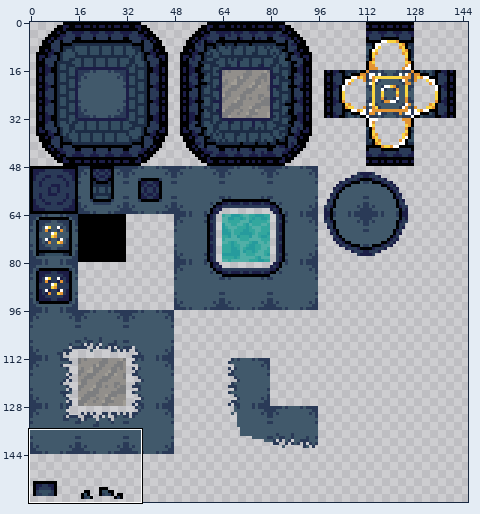
Sprite sheet, stored at Assets/Environment/Alantis.png. The first picture is a wide view before the edit; the outline marks the close-up.
Close-up. Old version:
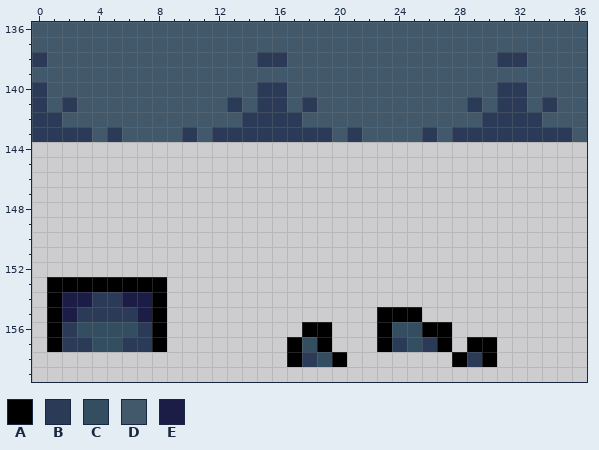
The file is 160x160 pixels. Shown: x 0..36, y 136..159. The wide view leaves out empty margins.
Palette (. is transparent): A #000000  B #2a3a57  C #344e61  D #41596b  E #1c1d47
Pixels before, first column x 0:
136 DDDDDDDDDDDDDDDDDDDDDDDDDDDDDDDDDDDDD
137 DDDDDDDDDDDDDDDDDDDDDDDDDDDDDDDDDDDDD
138 BDDDDDDDDDDDDDDBBDDDDDDDDDDDDDDBBDDDD
139 DDDDDDDDDDDDDDDDDDDDDDDDDDDDDDDDDDDDD
140 BDDDDDDDDDDDDDDBBDDDDDDDDDDDDDDBBDDDD
141 BDBDDDDDDDDDDBDBBDBDDDDDDDDDDBDBBDBDD
142 BBDDDDDDDDDDDDBBBBDDDDDDDDDDDDBBBBDDD
143 BBBBDBDDDDBDBBBBBBBBDBDDDDBDBBBBBBBBD
144 .....................................
145 .....................................
146 .....................................
147 .....................................
148 .....................................
149 .....................................
150 .....................................
151 .....................................
152 .....................................
153 .AAAAAAAA............................
154 .AEEBBEEA............................
155 .AEBBBBEA..............AAA...........
156 .ABCCCCBA.........AA...ACCAA.........
157 .ABBCCBBA........ACA...ABCBA.AA......
158 .................ABCA.......ABA......
The same view after the edit:
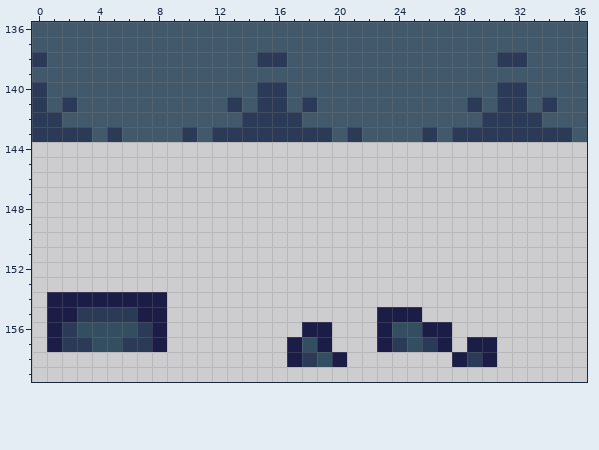
What changed:
y 153: x 1..8 AAAAAAAA -> ........
y 154: x 1 A -> E; x 4..5 BB -> EE; x 8 A -> E
y 155: x 1 A -> E; x 8 A -> E; x 23..25 AAA -> EEE
y 156: x 1 A -> E; x 8 A -> E; x 18..19 AA -> EE; x 23 A -> E; x 26..27 AA -> EE
y 157: x 1 A -> E; x 8 A -> E; x 17 A -> E; x 19 A -> E; x 23 A -> E; x 27 A -> E; x 29..30 AA -> EE
y 158: x 17 A -> E; x 20 A -> E; x 28 A -> E; x 30 A -> E
